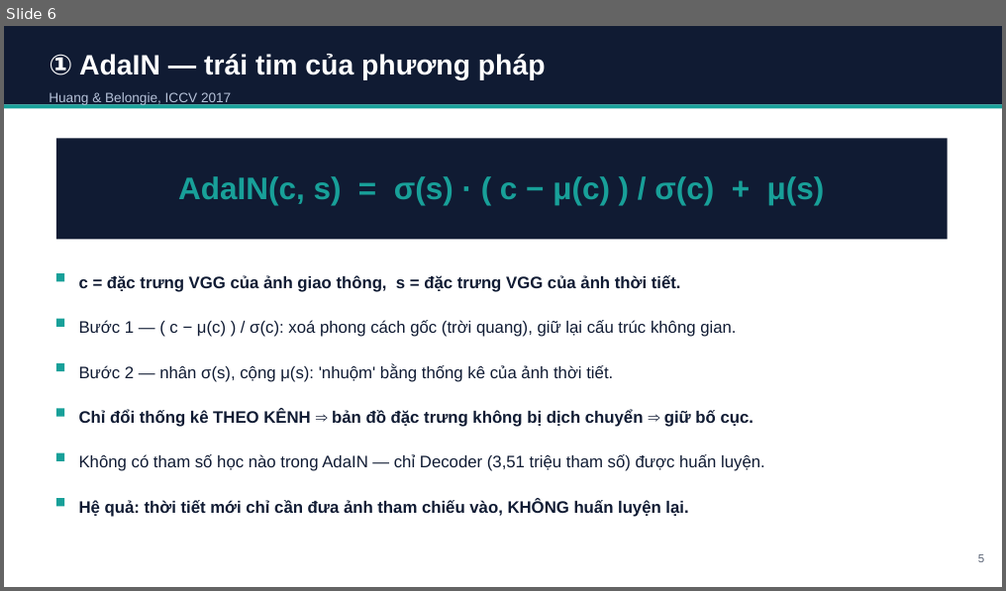
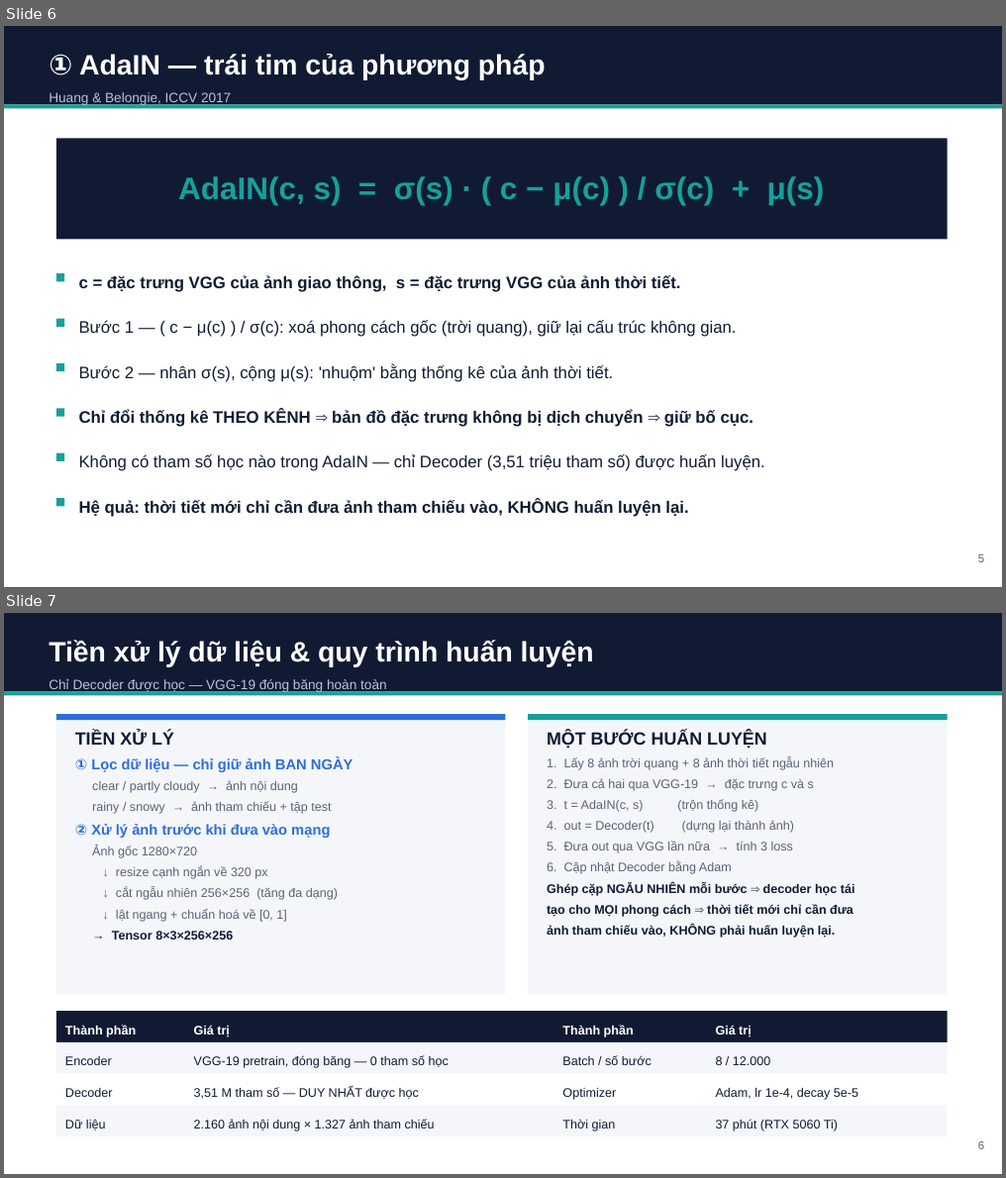
Before and after one commit to QuyDatSadBoy/StyleTranfer_Viettel_Course_DeepLearning, a slide deck: slides/BaoCao_TangCuongDuLieuThoiTiet.pptx. Shown one above the other, each under a label of ours: slide 6 before the commit, slides 6 and 7 after it. The pictures are 1006x591 and 1006x1178 pixels, drawn with LibreOffice and Linux fonts; fonts in the diff are those of the drawing. Boxes give left, top, right and bottom in pixels: in the first picture for what was removed or moved away, otherwise in the second. Text is boxed around its words. In the diff, an @@ line names an element or a change of style, - is before the commit and + after.

```diff
--- a/slides/BaoCao_TangCuongDuLieuThoiTiet.pptx
+++ b/slides/BaoCao_TangCuongDuLieuThoiTiet.pptx
@@ slide 7 added at (4,613,1002,1174), background #FFFFFF @@
@@ rectangle added at (4,613,1002,691), fill #101B33 @@
@@ text added at (49,640,594,692), 13 pt, text #B6C2D9 @@
+Tiền xử lý dữ liệu & quy trình huấn luyện
+Chỉ Decoder được học — VGG-19 đóng băng hoàn toàn
@@ rectangle added at (4,691,1002,696), fill #18A099 @@
@@ rectangle added at (56,714,506,995), fill #F4F6FA @@
@@ rectangle added at (56,714,506,720), fill #2E6FD9 @@
@@ rectangle added at (528,714,947,995), fill #F4F6FA @@
@@ rectangle added at (528,714,947,720), fill #18A099 @@
@@ text added at (75,732,353,940), 12 pt, text #5A6375 @@
+TIỀN XỬ LÝ
+① Lọc dữ liệu — chỉ giữ ảnh BAN NGÀY
+clear / partly cloudy → ảnh nội dung
+rainy / snowy → ảnh tham chiếu + tập test
+② Xử lý ảnh trước khi đưa vào mạng
+Ảnh gốc 1280×720
+↓ resize cạnh ngắn về 320 px
+↓ cắt ngẫu nhiên 256×256 (tăng đa dạng)
+↓ lật ngang + chuẩn hoá về [0, 1]
+→ Tensor 8×3×256×256
@@ text added at (547,732,855,938), 12 pt, text #5A6375 @@
+MỘT BƯỚC HUẤN LUYỆN
+1. Lấy 8 ảnh trời quang + 8 ảnh thời tiết ngẫu nhiên
+2. Đưa cả hai qua VGG-19 → đặc trưng c và s
+3. t = AdaIN(c, s) (trộn thống kê)
+4. out = Decoder(t) (dựng lại thành ảnh)
+5. Đưa out qua VGG lần nữa → tính 3 loss
+6. Cập nhật Decoder bằng Adam
+Ghép cặp NGẪU NHIÊN mỗi bước ⇒ decoder học tái
+tạo cho MỌI phong cách ⇒ thời tiết mới chỉ cần đưa
+ảnh tham chiếu vào, KHÔNG phải huấn luyện lại.
@@ rectangle added at (56,1011,947,1043), fill #101B33 @@
@@ text added at (65,1025,136,1038), 12 pt, text #FFFFFF, bold @@
+Thành phần
@@ text added at (194,1025,230,1038), 12 pt, text #FFFFFF, bold @@
+Giá trị
@@ text added at (562,1025,634,1038), 12 pt, text #FFFFFF, bold @@
+Thành phần
@@ text added at (716,1025,751,1038), 12 pt, text #FFFFFF, bold @@
+Giá trị
@@ rectangle added at (56,1043,947,1074), fill #F4F6FA @@
@@ text added at (65,1057,112,1065), 12 pt, text #101B33 @@
+Encoder
@@ text added at (194,1056,449,1068), 12 pt, text #101B33 @@
+VGG-19 pretrain, đóng băng — 0 tham số học
@@ text added at (562,1056,651,1065), 12 pt, text #101B33 @@
+Batch / số bước
@@ text added at (716,1057,770,1065), 12 pt, text #101B33 @@
+8 / 12.000
@@ rectangle added at (56,1074,947,1106), fill #FFFFFF @@
@@ text added at (194,1087,419,1099), 12 pt, text #101B33 @@
+3,51 M tham số — DUY NHẤT được học
@@ rectangle added at (56,1106,947,1137), fill #F4F6FA @@
@@ text added at (65,1088,113,1097), 12 pt, text #101B33 @@
+Decoder
@@ text added at (562,1088,616,1100), 12 pt, text #101B33 @@
+Optimizer
@@ text added at (716,1088,858,1100), 12 pt, text #101B33 @@
+Adam, lr 1e-4, decay 5e-5
@@ text added at (65,1120,106,1131), 12 pt, text #101B33 @@
+Dữ liệu
@@ text added at (194,1119,435,1132), 12 pt, text #101B33 @@
+2.160 ảnh nội dung × 1.327 ảnh tham chiếu
@@ text added at (562,1119,616,1132), 12 pt, text #101B33 @@
+Thời gian
@@ text added at (716,1119,838,1132), 12 pt, text #101B33 @@
+37 phút (RTX 5060 Ti)
@@ text added at (978,1142,984,1150), 11 pt, text #5A6375 @@
+6
```
Also in this commit, not shown: 7 slides changed, 1 other slide added, 2 slides removed, 6 other files.
